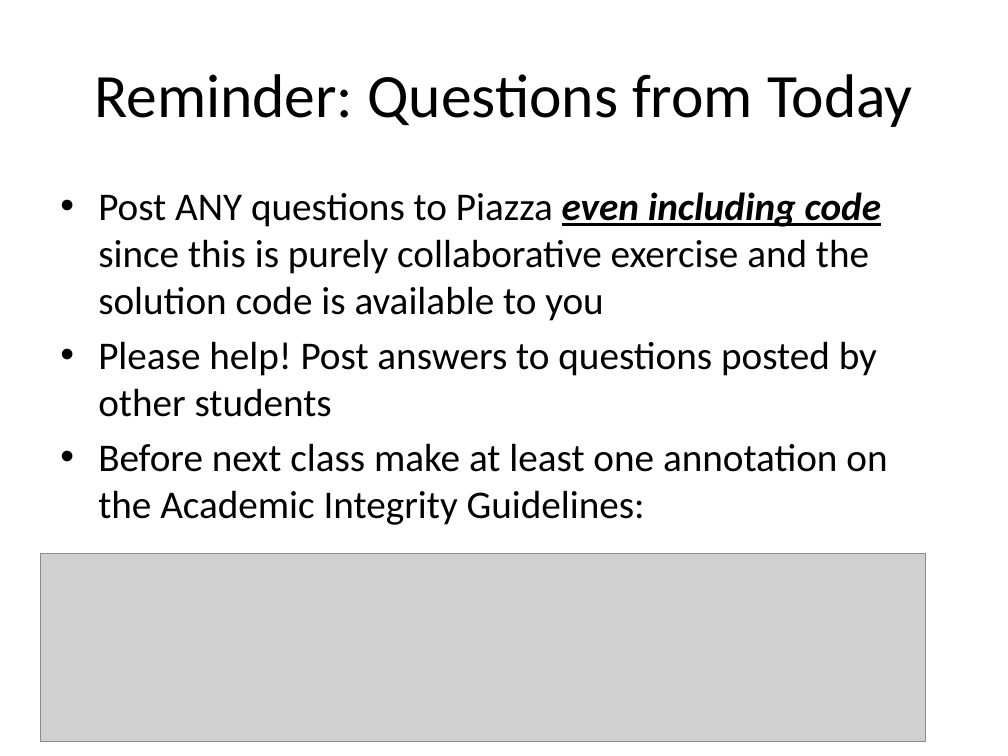
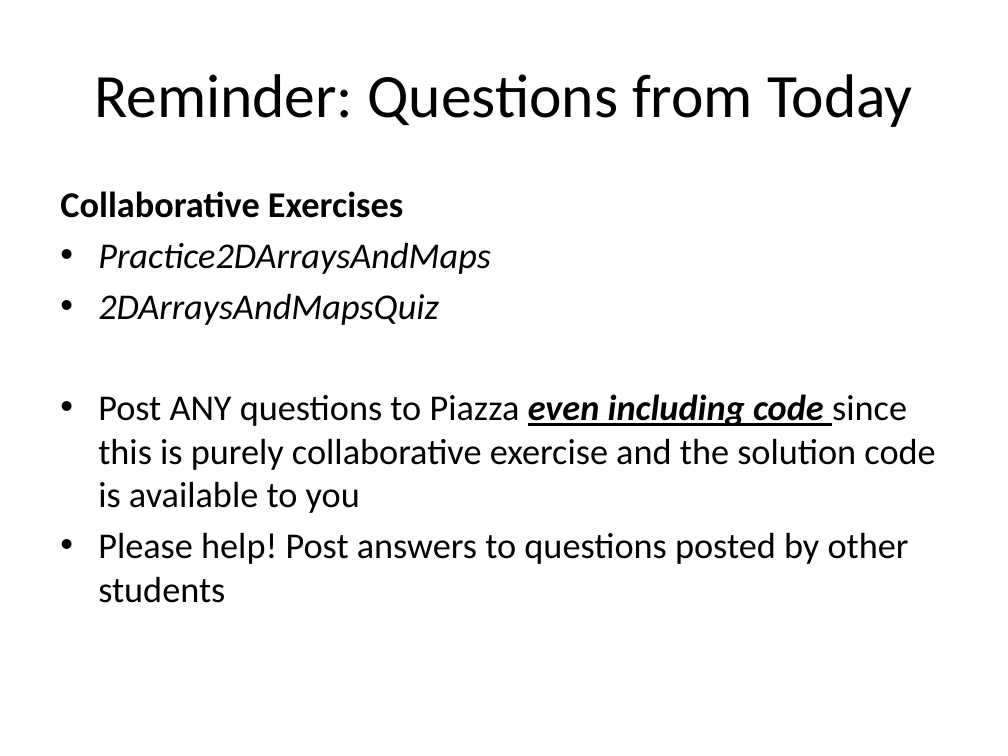
Before and after one commit to RHIT-CSSE/csse220, a slide deck: slide 11 of ClassMaterials/2DArraysAndMaps/Slides/Part3-Maps.pptx. Drawn at 1008x756 pixels with LibreOffice and Linux fonts; fonts in the diff are those of the drawing; grey boxes stand for pictures. Boxes give left, top, right and bottom in pixels: in the first picture for what was removed or moved away, otherwise in the second. Text is boxed around its words. In the diff, an @@ line names an element or a change of style, - is before the commit and + after.

```diff
--- a/ClassMaterials/2DArraysAndMaps/Slides/Part3-Maps.pptx
+++ b/ClassMaterials/2DArraysAndMaps/Slides/Part3-Maps.pptx
@@ text at (60, 191, 491, 325): paragraphs added @@
+Collaborative Exercises
+• Practice2DArraysAndMaps
+• 2DArraysAndMapsQuiz
@@ text at (98, 394, 935, 564): size 28 to 25.9 pt in "Post ANY questions to Piazza even including ...", "Please help! Post answers to questions posted ..." @@
@@ text at (98, 443, 887, 525): paragraph removed @@
-• Before next class make at least one annotation on the Academic Integrity Guidelines:
@@ picture removed at (40, 554, 925, 742) @@
```
Also in this commit, not shown: 3 other slides changed, 2 slides added, 1 slide removed, 2 other files.
